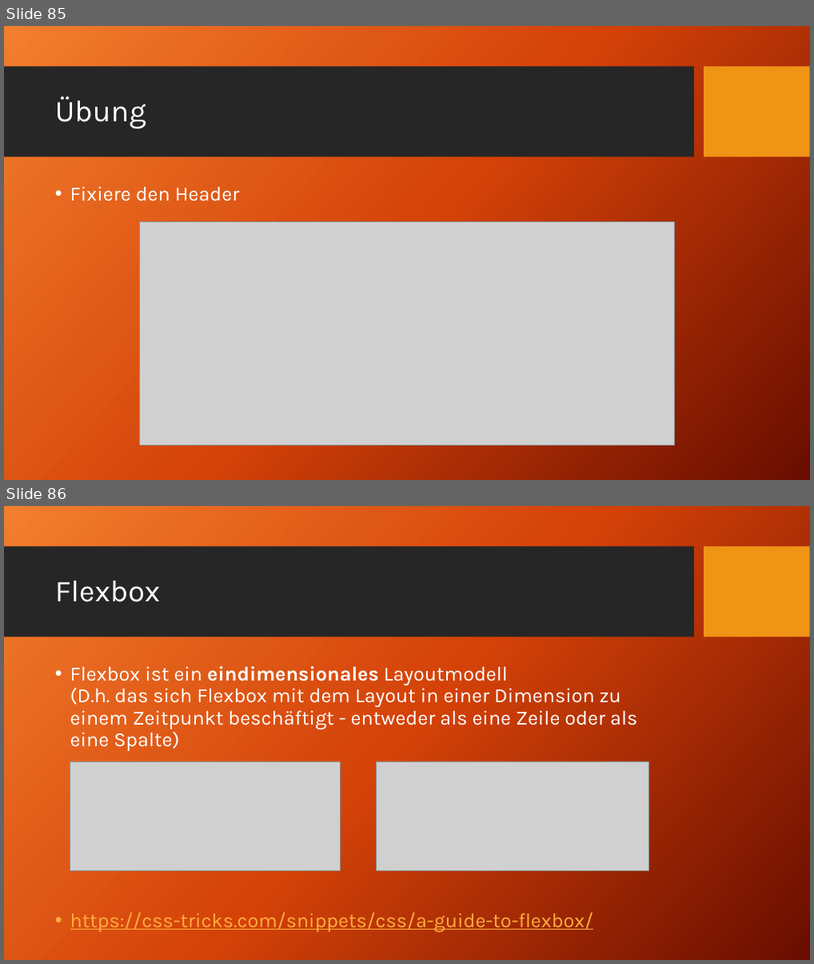
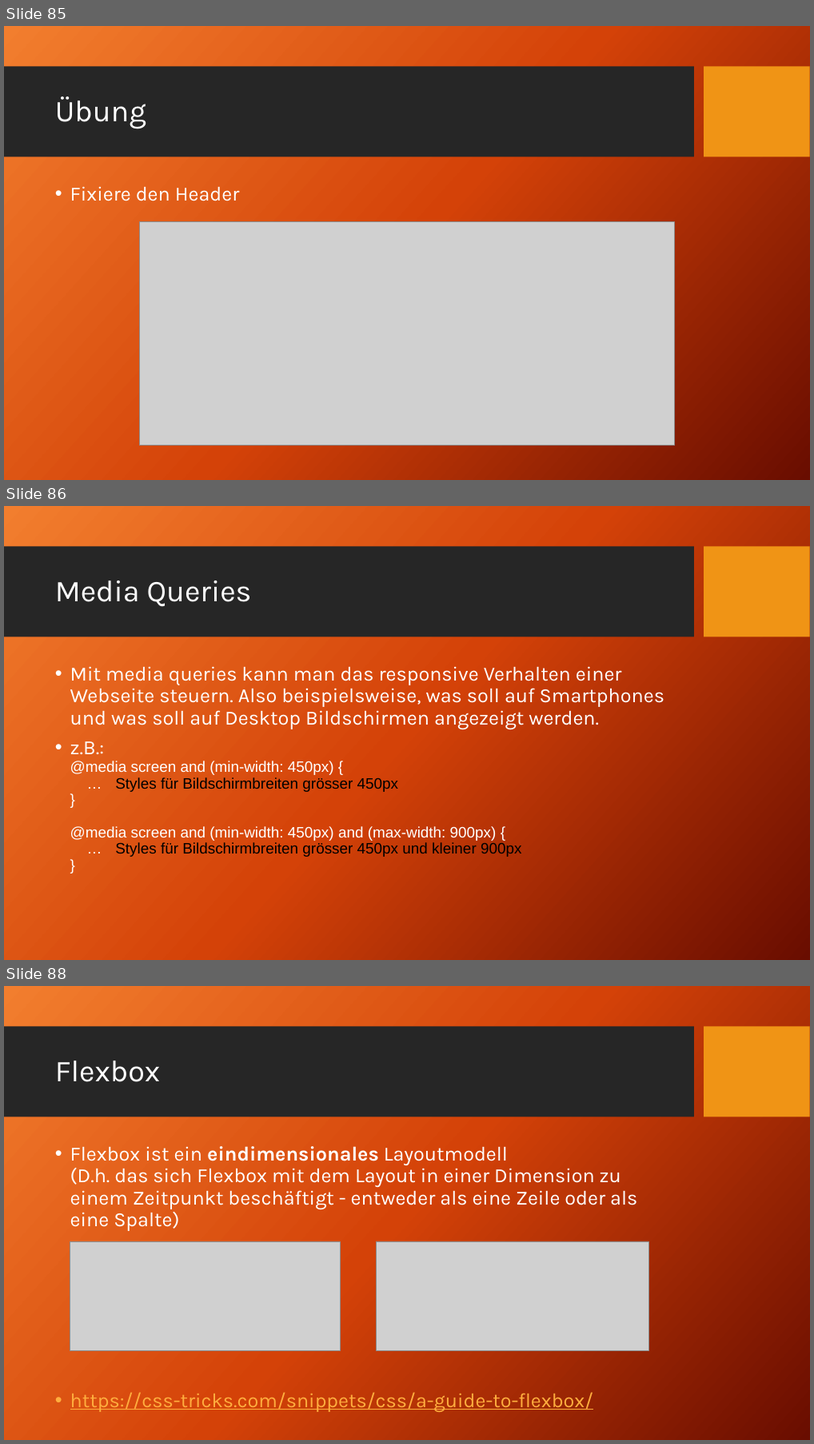
Before and after one commit to TomFrey/htmlCssBasicUebungen, a slide deck: htmlSchulung.pptx. Shown one above the other, each under a label of ours: slides 85 and 86 before the commit, slides 85, 86 and 88 after it; the slides between them are not shown. The pictures are 814x964 and 814x1444 pixels, drawn with LibreOffice and Linux fonts; fonts in the diff are those of the drawing; grey boxes stand for pictures; background and template pictures are left out. Boxes give left, top, right and bottom in pixels: in the first picture for what was removed or moved away, otherwise in the second. Text is boxed around its words. In the diff, an @@ line names an element or a change of style, - is before the commit and + after.

Commit message:
Thema Media Queries hinzugefügt. PP Präsentation, Demo, Übung

```diff
--- a/htmlSchulung.pptx
+++ b/htmlSchulung.pptx
@@ slide 86 added at <box>4,506,810,960</box>, background picture (left out); not listed: 2 template elements that a slide beside it also shows @@
@@ title added at <box>55,580,252,607</box>, 36 pt, text #FFFFFF @@
+Media Queries
@@ text added at <box>70,666,665,856</box>, 18 pt, text #FFFFFF @@
+• Mit media queries kann man das responsive Verhalten einer Webseite steuern. Also beispielsweise, was soll auf Smartphones und was soll auf Desktop Bildschirmen angezeigt werden.
+• z.B.:
+  @media screen and (min-width: 450px) {
+  … Styles für Bildschirmbreiten grösser 450px
+  }
+  @media screen and (min-width: 450px) and (max-width: 900px) {
+  … Styles für Bildschirmbreiten grösser 450px und kleiner 900px
+  }
@@ what was slide 86 is now slide 88 @@
```
Also in this commit, not shown: 1 other slide added, 7 other files.
